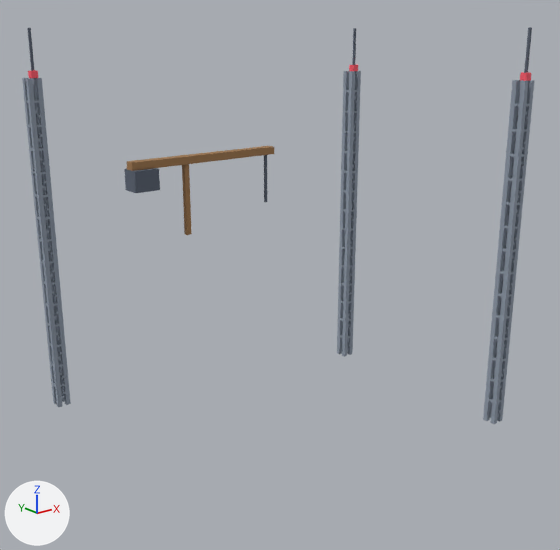
A saved change to the glTF model assets/campus/pad/pad_e1_l3.glb.
One viewpoint serves both versions: a 50 mm camera at (-19.4, -25.6, 16.8) aimed at (0.5, -0.6, 6.9). Lighting does not change. The marker at lower left points along +X, +Y and +Z. The older version comes first. Vertices at exactly the same position are counted once.

Before the edit, the objects in view are built like this:
```python
me_base = bpy.data.meshes.new('Base')
me_base.from_pydata(...)  # 7607 vertices, 11178 faces; spans x -6.9..8.3, y -7.1..7.3, z 0.0..17.0
me_base.materials.append(mat_campus_voxel)
ob_base = bpy.data.objects.new('Base', me_base)
ob_base.location = (0.0, 0.0, 0.0)
```
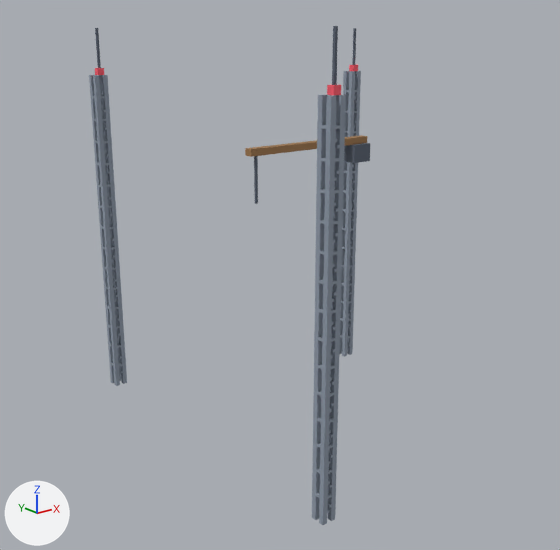
What differs and where, as boxes [x1, y1, x2, y2] in the pictures (560 x 550 px; the box of a moved part takes in the faces that stretch with it):
'Base', reshaped (45% narrower, 26% taller): before [22, 27, 534, 424]; after [89, 26, 370, 525]
part 1 of me_base, moved or reshaped: before [22, 28, 71, 407]; after [89, 28, 127, 386]
part 2 of me_base, added: after [312, 26, 346, 525]
part 3 of me_base, added: after [245, 135, 370, 204]
part 4 of me_base, deleted: before [483, 27, 534, 424]
part 5 of me_base, deleted: before [124, 146, 274, 235]

The edits, one by one:
me_base is used by ob_base; location (0.0, 0.0, 0.0).
me_base had 7607 vertices, 11178 faces and spanned x -6.9..8.3, y -7.1..7.3, z 0.0..17.0.
me_base now has 7685 vertices, 11230 faces and spans x -3.7..8.3, y -7.9..7.7, z 0.0..17.0.
me_base part 1: the loose piece of 2551 vertices spanning x -6.9..-6.3, y 6.7..7.3, z 0.0..17.0 is moved by (3.2, 0.4, 0.0).
me_base part 2: the loose piece of 2551 vertices spanning x -6.9..-6.3, y 6.7..7.3, z 0.0..17.0 is copied, and the copy is moved by (3.6, -14.6, 0.0); it spans x -3.3..-2.7, y -7.9..-7.3, z 0.0..17.0.
me_base part 3: a new loose piece of 110 vertices spanning x -0.6..6.0, y -0.4..0.4, z 9.2..12.3, in mat_campus_voxel.
me_base part 4: the loose piece of 2473 vertices spanning x 7.7..8.3, y -7.1..-6.5, z 0.0..17.0 is deleted.
me_base part 5: the loose piece of 110 vertices spanning x -6.0..0.6, y -0.4..0.4, z 9.2..12.3 is deleted.
